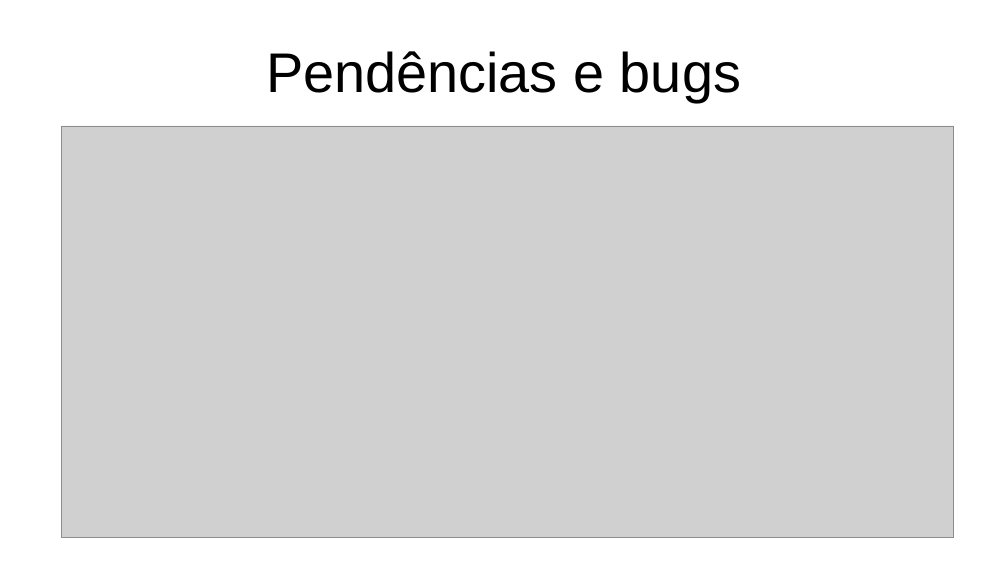
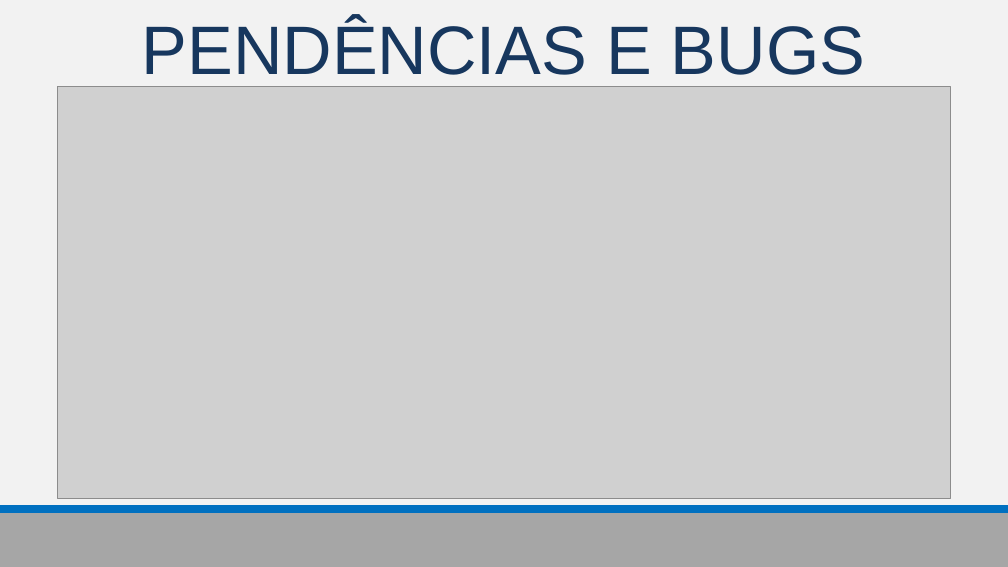
Before and after one commit to TR0NZ0D/Brazil-Career-Hub, a slide deck: slide 12 of Files/TCC - Final/Apresentacao_Final.pptx (slide 10 before the commit). Drawn at 1008x567 pixels with LibreOffice and Linux fonts; fonts in the diff are those of the drawing; grey boxes stand for pictures. Boxes give left, top, right and bottom in pixels: in the first picture for what was removed or moved away, otherwise in the second. Text is boxed around its words. In the diff, an @@ line names an element or a change of style, - is before the commit and + after.

```diff
--- a/Files/TCC - Final/Apresentacao_Final.pptx
+++ b/Files/TCC - Final/Apresentacao_Final.pptx
@@ background #FFFFFF to #F2F2F2 @@
@@ text at (x1=142, y1=20, x2=865, y2=87): text changed; size 44 to 54 pt; text colour #000000 to #17375E @@
-Pendências e bugs
+PENDÊNCIAS E BUGS
@@ picture moved from (x1=61, y1=126, x2=954, y2=538) to (x1=58, y1=87, x2=950, y2=499) @@
@@ rectangle added at (x1=0, y1=509, x2=1008, y2=567), fill #A6A6A6 @@
@@ line added from (1008, 509) to (0, 509), #0070C0 6 pt @@
```
Also in this commit, not shown: 7 other slides changed, 5 slides added, 3 slides removed.
